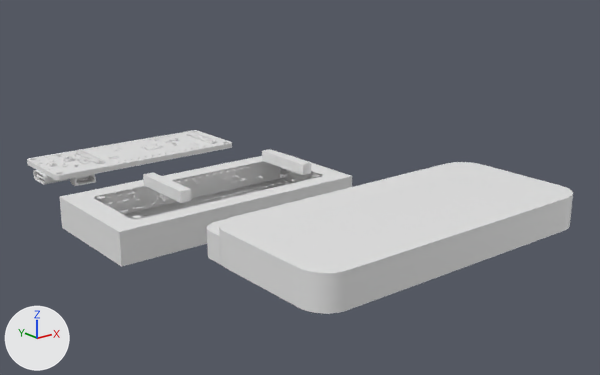
The Blender file arduino-portenta/hs-connector-holder/aa-hd-connector-holder-portenta-01.blend as it was, and as the next commit left it.
Before and after are seen from a camera (50 mm lens) standing at (-117.0, -201.3, 72.6) and looking at (20.9, -28.9, 3.6). The lights are fixed; the arrows at lower left show +X, +Y and +Z.
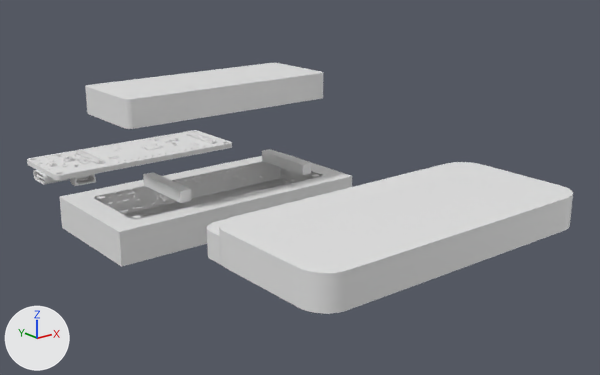
Location of each change, (x1, y1, x2, y2) in pixels of the pictures (600 x 375 px):
'base-mask', added
    after: (85, 63, 323, 129)

The change, as a diff of the scene's bpy script:
```diff
--- a/arduino-portenta/hs-connector-holder/aa-hd-connector-holder-portenta-01.blend.py
+++ b/arduino-portenta/hs-connector-holder/aa-hd-connector-holder-portenta-01.blend.py
@@ me_vert @@
+me_vert.from_pydata(...)  # 105 vertices, 71 faces; spans x -22.0..44.0, y -12.5..13.0, z 0.0..7.7
@@ ob_base_mask @@
+ob_base_mask = bpy.data.objects.new('base-mask', me_vert)
+ob_base_mask.location = (0.0, 0.0, 23.4)
```
